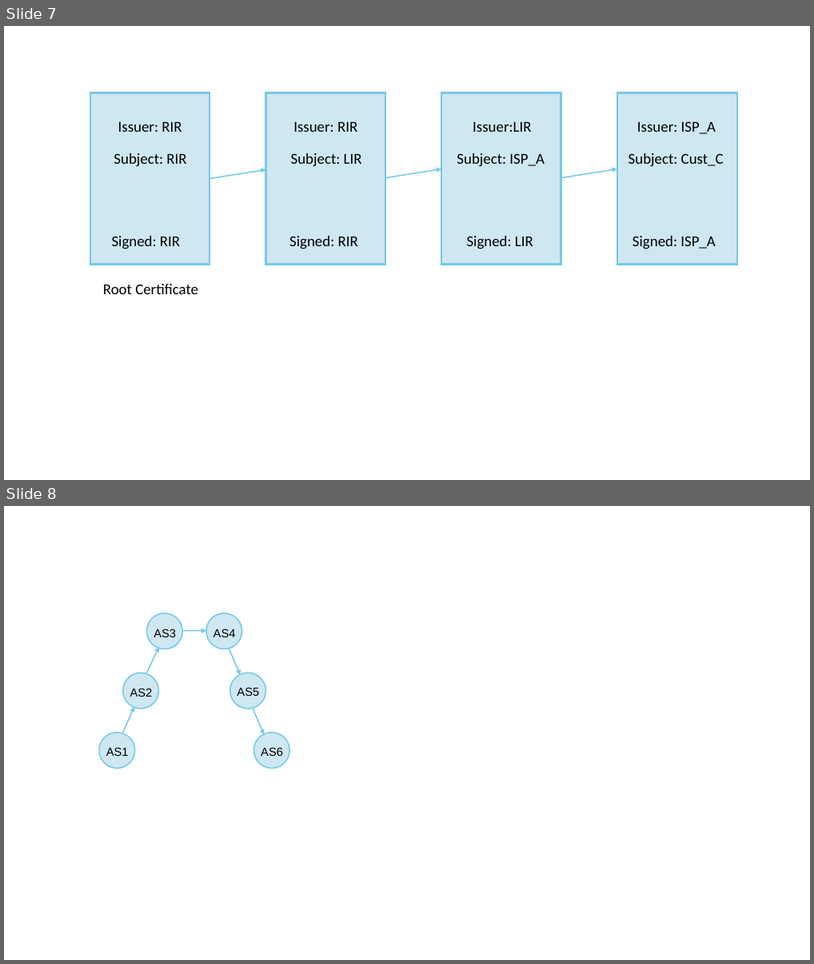
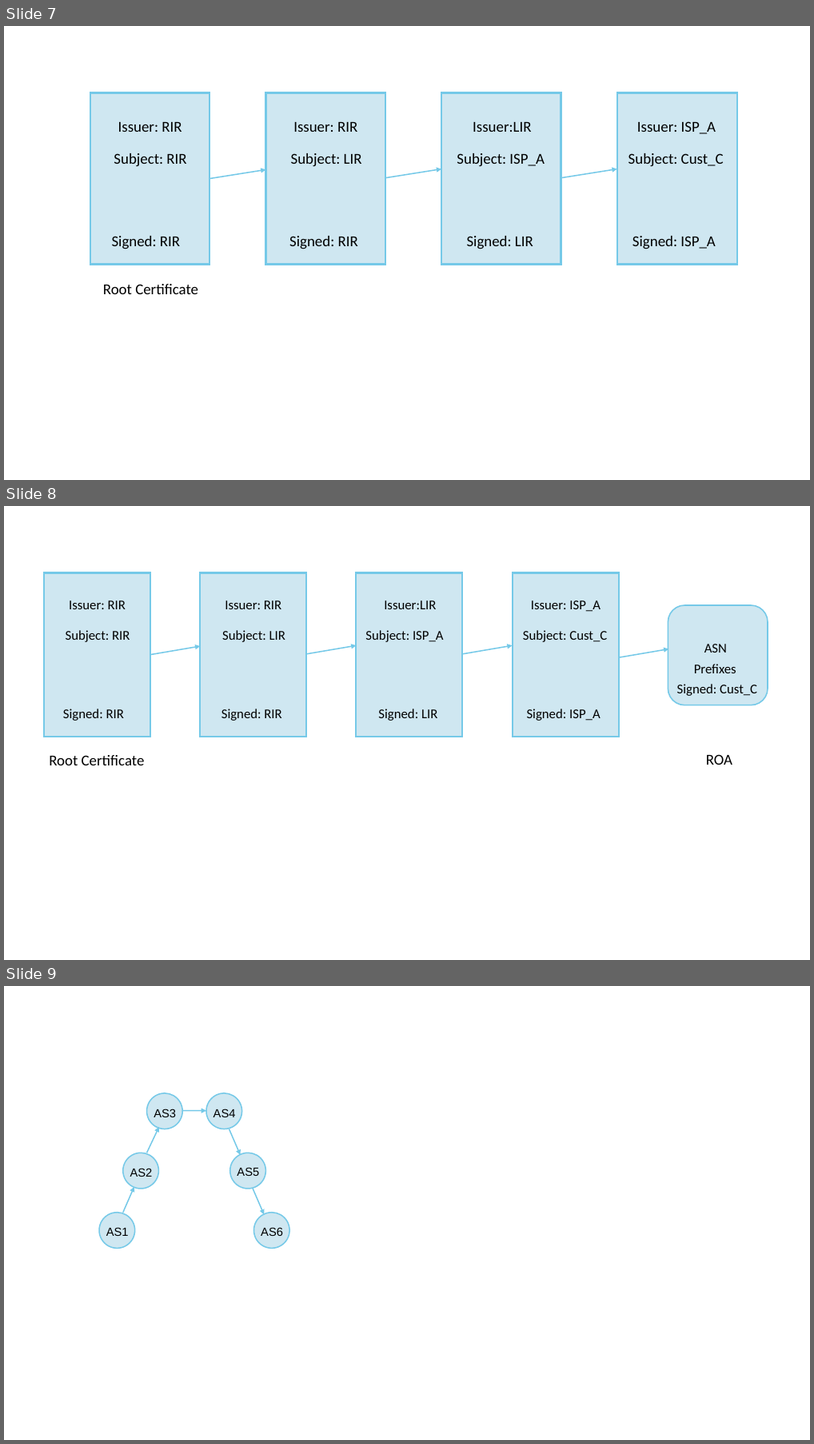
Before and after one commit to SystemsApproach/security, a slide deck: figures/SecurityFigs.odp. Shown one above the other, each under a label of ours: slides 7 and 8 before the commit, slides 7, 8 and 9 after it. The pictures are 814x964 and 814x1444 pixels, drawn with LibreOffice and Linux fonts; fonts in the diff are those of the drawing. Boxes give left, top, right and bottom in pixels: in the first picture for what was removed or moved away, otherwise in the second. Text is boxed around its words. In the diff, an @@ line names an element or a change of style, - is before the commit and + after.

```diff
--- a/figures/SecurityFigs.odp
+++ b/figures/SecurityFigs.odp
@@ slide 8 added at [4,506,810,960], background #FFFFFF @@
@@ rectangle added at [44,572,150,736], fill #CFE7F1, outline #75C9E8 2.15 pt @@
@@ rectangle added at [200,572,306,736], fill #CFE7F1, outline #75C9E8 2.15 pt @@
@@ rectangle added at [357,572,463,736], fill #CFE7F1, outline #75C9E8 2.15 pt @@
@@ rectangle added at [513,572,619,736], fill #CFE7F1, outline #75C9E8 2.15 pt @@
@@ text added at [69,600,126,609], 16 pt, text #000000 @@
+Issuer: RIR
@@ text added at [225,600,282,609], 16 pt, text #000000 @@
+Issuer: RIR
@@ text added at [384,600,436,609], 16 pt, text #000000 @@
+Issuer:LIR
@@ text added at [531,600,601,612], 16 pt, text #000000 @@
+Issuer: ISP_A
@@ rectangle added at [82,612,112,630], fill #CFE7F1 @@
@@ rectangle added at [238,612,268,630], fill #CFE7F1 @@
@@ rectangle added at [394,612,425,630], fill #CFE7F1 @@
@@ rectangle added at [551,612,581,630], fill #CFE7F1 @@
@@ rounded rectangle added at [668,605,768,705], fill #CFE7F1, outline #75C9E8 1.5 pt @@
@@ text added at [66,630,130,642], 16 pt, text #000000 @@
+Subject: RIR
@@ arrow added from (150, 655) to (200, 646), #75C9E8 1.45 pt @@
@@ text added at [222,630,286,642], 16 pt, text #000000 @@
+Subject: LIR
@@ arrow added from (306, 654) to (357, 645), #75C9E8 1.45 pt @@
@@ text added at [366,630,444,642], 16 pt, text #000000 @@
+Subject: ISP_A
@@ arrow added from (462, 654) to (513, 645), #75C9E8 1.45 pt @@
@@ text added at [523,630,607,642], 16 pt, text #000000 @@
+Subject: Cust_C
@@ arrow added from (619, 657) to (670, 648), #75C9E8 1.45 pt @@
@@ text added at [705,644,727,652], 16 pt, text #000000 @@
+ASN
@@ text added at [694,664,737,673], 16 pt, text #000000 @@
+Prefixes
@@ text added at [678,684,758,696], 16 pt, text #000000 @@
+Signed: Cust_C
@@ text added at [63,708,124,720], 16 pt, text #000000 @@
+Signed: RIR
@@ text added at [222,708,282,720], 16 pt, text #000000 @@
+Signed: RIR
@@ text added at [378,708,438,720], 16 pt, text #000000 @@
+Signed: LIR
@@ text added at [527,708,601,720], 16 pt, text #000000 @@
+Signed: ISP_A
@@ text added at [49,755,145,765], 18 pt, text #000000 @@
+Root Certificate
@@ text added at [706,754,733,764], 18 pt, text #000000 @@
+ROA
@@ what was slide 8 is now slide 9 @@
```
Also in this commit, not shown: 1 slide changed, 2 other files.
